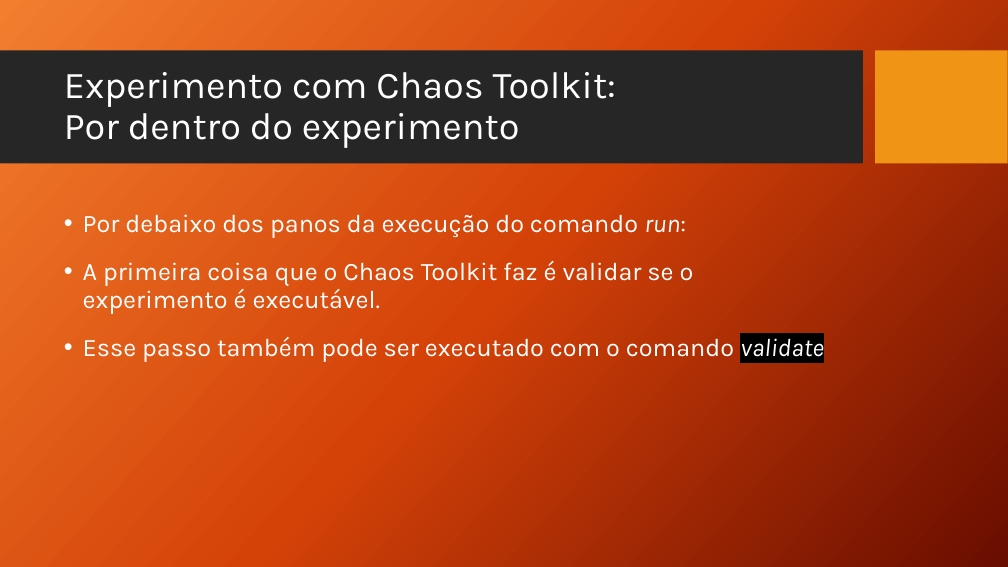
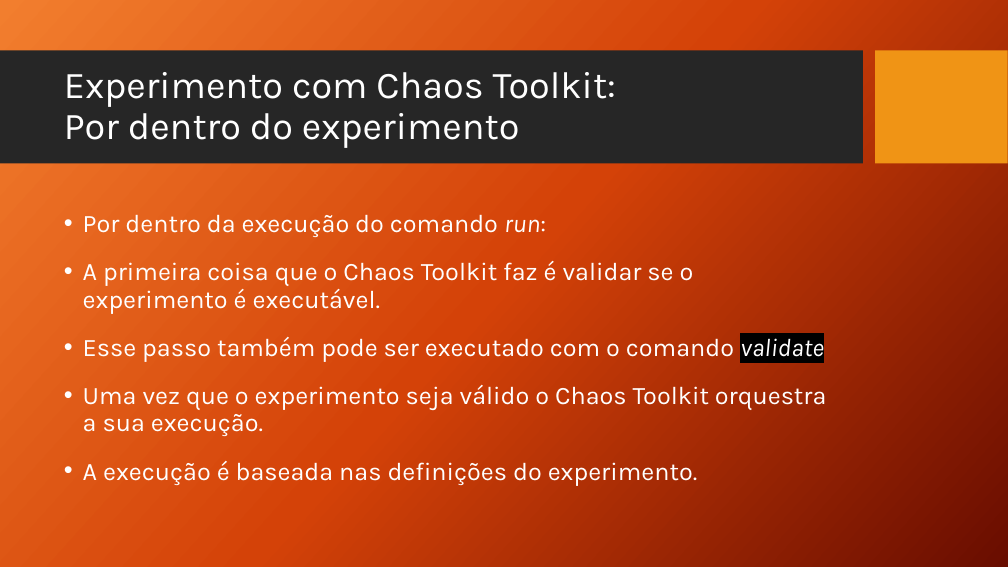
Before and after one commit to TCC-Chaos-Engineering/docs-chaos-engineering, a slide deck: slide 65 of docs/Chaos Engineering - Das Hipoteses aos Testes.pptx. Drawn at 1008x567 pixels with LibreOffice and Linux fonts; fonts in the diff are those of the drawing; background and template pictures are left out. Boxes give left, top, right and bottom in pixels: in the first picture for what was removed or moved away, otherwise in the second. Text is boxed around its words. In the diff, an @@ line names an element or a change of style, - is before the commit and + after.

Commit message:
Chaos Toolkit - Validando Melhorias

```diff
--- a/docs/Chaos Engineering - Das Hipoteses aos Testes.pptx
+++ b/docs/Chaos Engineering - Das Hipoteses aos Testes.pptx
@@ text at [83, 214, 546, 237]: text changed @@
-• Por debaixo dos panos da execução do comando run:
+• Por dentro da execução do comando run:
@@ text at [83, 385, 826, 486]: paragraphs added @@
+• Uma vez que o experimento seja válido o Chaos Toolkit orquestra a sua execução.
+• A execução é baseada nas definições do experimento.
```
Also in this commit, not shown: 6 other slides changed, 29 slides added.
